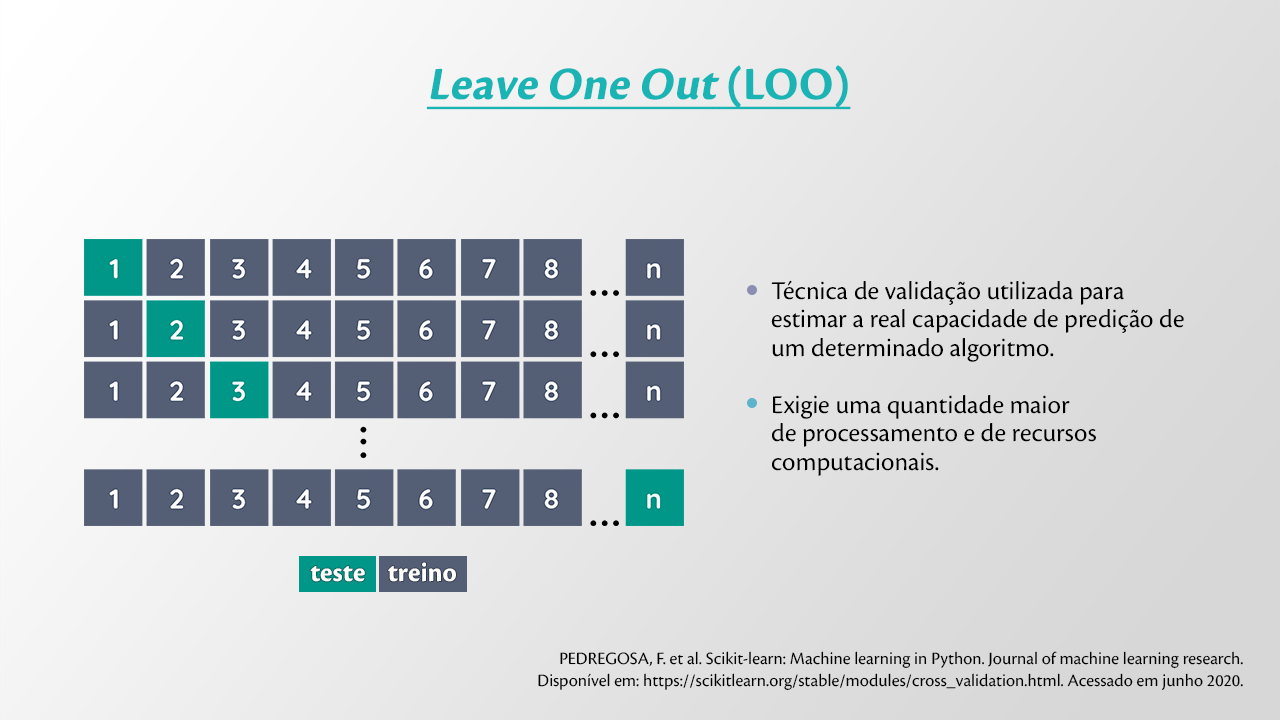
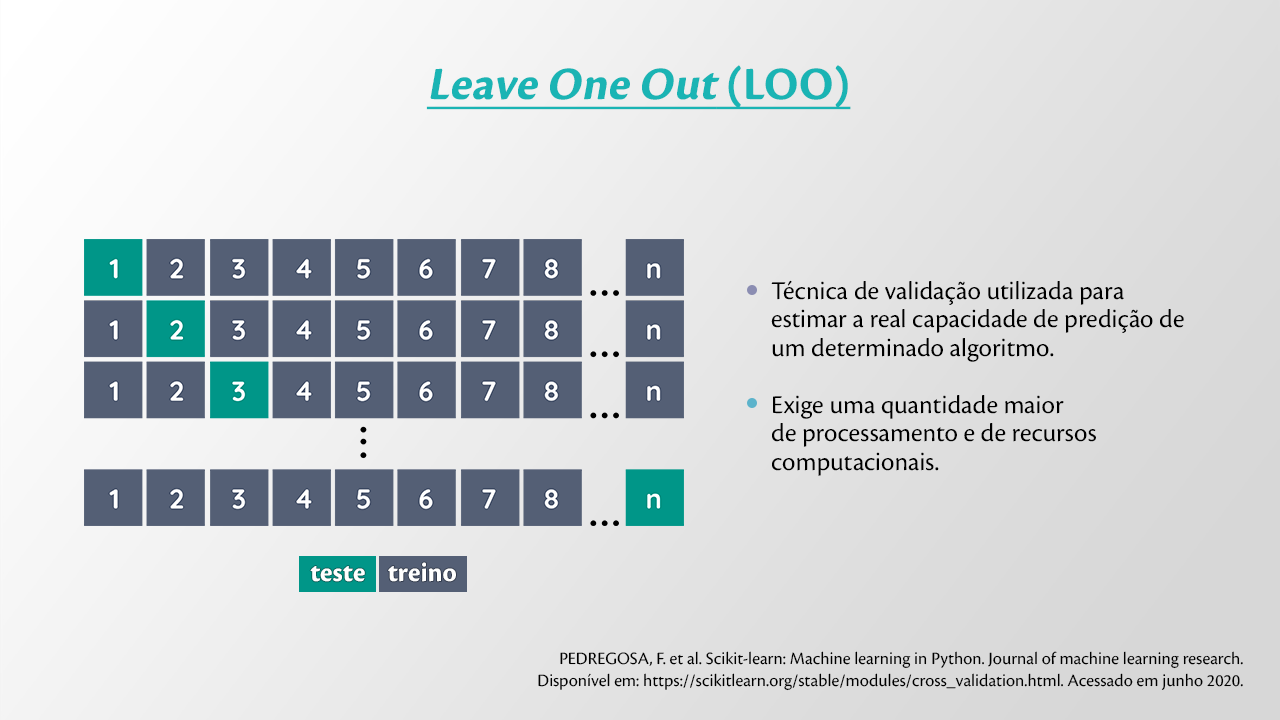
Revision of a layered w=1280, h=720 image; what changed, layer by layer:
painted on "Técnica de validação utilizada para estimar a real capacidade d" over [812, 395, 1070, 419]
